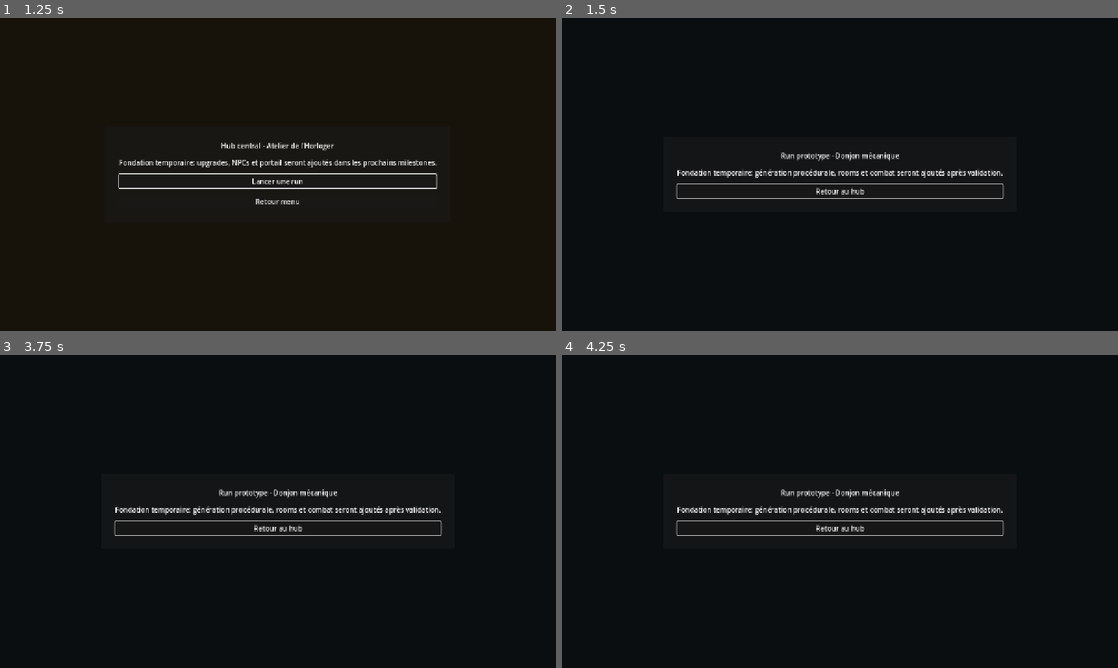
Above: before the commit, frames 1-4 (two rows, left to right).
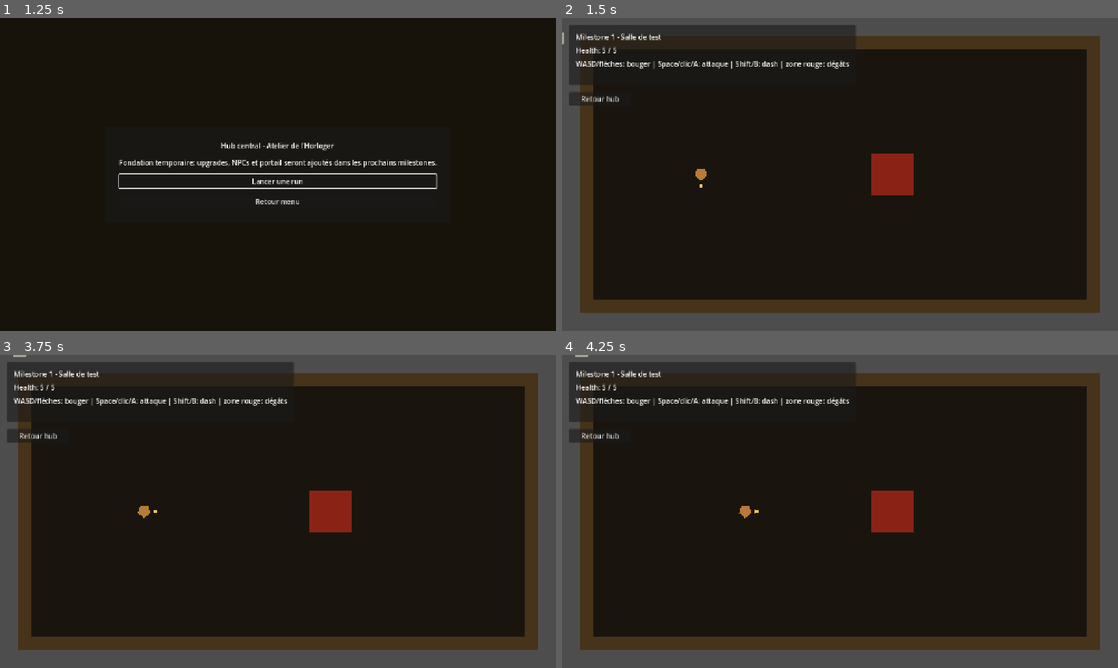
Above: after the commit, the same moments.

Repository: shibii1111/hermes-godot-topdown
Game: Godot game, scene res://scenes/main/GameRoot.tscn
Two runs of this game, one before a commit and one after it. Both use one fixed random seed, a clock stepped at 60 frames per second and the inputs below.
Inputs:
- Up to frame 1 (1.25 s): click "Commencer" at 0.5 s
- Up to frame 2 (1.5 s): click "Lancer une run" at 1.25 s
- Up to frame 3 (3.75 s): click "Retour au hub" (after the commit: "Retour hub") at 2 s; click "Retour menu" at 2.75 s; tap Enter at 3.5 s; hold D (move_right) from 3.53 s (still down); tap Space (attack) at 3.6 s
- Up to frame 4 (4.25 s): keep holding D (move_right); tap Q (special) at 3.8 s

Frame 1 is identical in both runs. In frame 2, 32% of the frame differs, in the area x 0-100%, y 0-100%; in frame 3, 32%; in frame 4, 32%.

Commit message:
feat: add player movement foundation

Diff:
--- /dev/null
+++ b/scenes/dungeon/TestRoom.tscn
@@ -0,0 +1,90 @@
+[gd_scene load_steps=6 format=3 uid="uid://roguewatch_test_room"]
+
+[ext_resource type="Script" path="res://scripts/dungeon/test_room.gd" id="1_test_room"]
+[ext_resource type="PackedScene" path="res://scenes/player/Player.tscn" id="2_player"]
+[ext_resource type="Script" path="res://scripts/combat/damage_zone.gd" id="3_damage_zone"]
+
+[sub_resource type="RectangleShape2D" id="RectangleShape2D_damage_zone"]
+size = Vector2(96, 96)
+
+[sub_resource type="RectangleShape2D" id="RectangleShape2D_wall"]
+size = Vector2(1180, 620)
+
+[node name="TestRoom" type="Node2D"]
+script = ExtResource("1_test_room")
+
+[node name="Floor" type="Polygon2D" parent="."]
+color = Color(0.1, 0.085, 0.055, 1)
+polygon = PackedVector2Array(40, 40, 1240, 40, 1240, 680, 40, 680)
+
+[node name="RoomBorder" type="StaticBody2D" parent="."]
+position = Vector2(640, 360)
+collision_layer = 1
+collision_mask = 1
+
+[node name="BorderVisual" type="Polygon2D" parent="RoomBorder"]
+color = Color(0.28, 0.2, 0.1, 1)
+polygon = PackedVector2Array(-600, -320, 600, -320, 600, 320, -600, 320, -600, -288, -568, -288, -568, 288, 568, 288, 568, -288, -600, -288)
+
+[node name="CollisionShape2D" type="CollisionShape2D" parent="RoomBorder"]
+shape = SubResource("RectangleShape2D_wall")
+disabled = true
+
+[node name="Player" parent="." instance=ExtResource("2_player")]
+unique_name_in_owner = true
+position = Vector2(320, 360)
+
+[node name="DamageCog" type="Area2D" parent="."]
+position = Vector2(760, 360)
+collision_layer = 0
+collision_mask = 1
+script = ExtResource("3_damage_zone")
+damage_per_tick = 1
+tick_interval = 0.75
+
+[node name="DamageCogVisual" type="Polygon2D" parent="DamageCog"]
+color = Color(0.72, 0.16, 0.1, 0.72)
+polygon = PackedVector2Array(-48, -48, 48, -48, 48, 48, -48, 48)
+
+[node name="CollisionShape2D" type="CollisionShape2D" parent="DamageCog"]
+shape = SubResource("RectangleShape2D_damage_zone")
+
+[node name="CanvasLayer" type="CanvasLayer" parent="."]
+
+[node name="HUDPanel" type="PanelContainer" parent="CanvasLayer"]
+offset_left = 16.0
+offset_top = 16.0
+offset_right = 448.0
+offset_bottom = 154.0
+
+[node name="MarginContainer" type="MarginContainer" parent="CanvasLayer/HUDPanel"]
+layout_mode = 2
+theme_override_constants/margin_left = 16
+theme_override_constants/margin_top = 16
+theme_override_constants/margin_right = 16
+theme_override_constants/margin_bottom = 16
+
+[node name="VBoxContainer" type="VBoxContainer" parent="CanvasLayer/HUDPanel/MarginContainer"]
+layout_mode = 2
+theme_override_constants/separation = 8
+
+[node name="TitleLabel" type="Label" parent="CanvasLayer/HUDPanel/MarginContainer/VBoxContainer"]
+layout_mode = 2
+text = "Milestone 1 - Salle de test"
+
+[node name="HealthLabel" type="Label" parent="CanvasLayer/HUDPanel/MarginContainer/VBoxContainer"]
+unique_name_in_owner = true
+layout_mode = 2
+text = "Health: 5 / 5"
+
+[node name="HintLabel" type="Label" parent="CanvasLayer/HUDPanel/MarginContainer/VBoxContainer"]
+layout_mode = 2
+text = "WASD/flèches: bouger | Space/clic/A: attaque | Shift/B: dash | zone rouge: dégâts"
+
+[node name="ReturnHubButton" type="Button" parent="CanvasLayer"]
+unique_name_in_owner = true
+offset_left = 16.0
+offset_top = 170.0
+offset_right = 160.0
+offset_bottom = 202.0
+text = "Retour hub"
--- /dev/null
+++ b/scenes/player/Player.tscn
@@ -0,0 +1,100 @@
+[gd_scene load_steps=13 format=3 uid="uid://roguewatch_player"]
+
+[ext_resource type="Script" path="res://scripts/player/player.gd" id="1_player"]
+[ext_resource type="Script" path="res://scripts/player/player_controller.gd" id="2_controller"]
+[ext_resource type="Script" path="res://scripts/player/player_movement.gd" id="3_movement"]
+[ext_resource type="Script" path="res://scripts/player/player_facing.gd" id="4_facing"]
+[ext_resource type="Script" path="res://scripts/player/player_dash.gd" id="5_dash"]
+[ext_resource type="Script" path="res://scripts/player/player_combat.gd" id="6_combat"]
+[ext_resource type="Script" path="res://scripts/combat/health_component.gd" id="7_health"]
+[ext_resource type="Script" path="res://scripts/combat/melee_weapon.gd" id="8_melee"]
+[ext_resource type="Script" path="res://scripts/combat/hurtbox.gd" id="9_hurtbox"]
+
+[sub_resource type="CircleShape2D" id="CircleShape2D_body"]
+radius = 11.0
+
+[sub_resource type="CircleShape2D" id="CircleShape2D_hurtbox"]
+radius = 13.0
+
+[sub_resource type="RectangleShape2D" id="RectangleShape2D_weapon"]
+size = Vector2(28, 12)
+
+[node name="Player" type="CharacterBody2D"]
+unique_name_in_owner = true
+collision_layer = 1
+collision_mask = 1
+script = ExtResource("1_player")
+
+[node name="BodyVisual" type="Polygon2D" parent="."]
+color = Color(0.72, 0.48, 0.22, 1)
+polygon = PackedVector2Array(-10, -13, 10, -13, 14, 4, 0, 15, -14, 4)
+
+[node name="DirectionPointer" type="Node2D" parent="."]
+unique_name_in_owner = true
+position = Vector2(0, 22)
+rotation = 1.5708
+
+[node name="PointerVisual" type="Polygon2D" parent="DirectionPointer"]
+color = Color(0.95, 0.78, 0.35, 1)
+polygon = PackedVector2Array(0, -4, 12, 0, 0, 4)
+
+[node name="CollisionShape2D" type="CollisionShape2D" parent="."]
+shape = SubResource("CircleShape2D_body")
+
+[node name="Components" type="Node" parent="."]
+
+[node name="PlayerController" type="Node" parent="Components"]
+unique_name_in_owner = true
+script = ExtResource("2_controller")
+
+[node name="PlayerMovement" type="Node" parent="Components"]
+unique_name_in_owner = true
+script = ExtResource("3_movement")
+move_speed = 180.0
+
+[node name="PlayerFacing" type="Node" parent="Components"]
+unique_name_in_owner = true
+script = ExtResource("4_facing")
+
+[node name="PlayerDash" type="Node" parent="Components"]
+unique_name_in_owner = true
+script = ExtResource("5_dash")
+dash_speed = 430.0
+dash_duration = 0.14
+dash_cooldown = 0.42
+
+[node name="HealthComponent" type="Node" parent="Components"]
+unique_name_in_owner = true
+script = ExtResource("7_health")
+max_health = 5
+
+[node name="PlayerCombat" type="Node" parent="Components"]
+unique_name_in_owner = true
+script = ExtResource("6_combat")
+attack_cooldown = 0.28
+
+[node name="MeleeWeapon" type="Area2D" parent="Components/PlayerCombat"]
+unique_name_in_owner = true
+position = Vector2(0, 34)
+collision_layer = 0
+collision_mask = 2
+script = ExtResource("8_melee")
+damage_amount = 1
+reach = 34.0
+active_duration = 0.12
+
+[node name="WeaponVisual" type="Polygon2D" parent="Components/PlayerCombat/MeleeWeapon"]
+color = Color(0.85, 0.85, 0.72, 0.62)
+polygon = PackedVector2Array(-2, -6, 24, -4, 30, 0, 24, 4, -2, 6)
+
+[node name="CollisionShape2D" type="CollisionShape2D" parent="Components/PlayerCombat/MeleeWeapon"]
+shape = SubResource("RectangleShape2D_weapon")
+
+[node name="Hurtbox" type="Area2D" parent="."]
+collision_layer = 2
+collision_mask = 0
+script = ExtResource("9_hurtbox")
+health_component_path = NodePath("../Components/HealthComponent")
+
+[node name="CollisionShape2D" type="CollisionShape2D" parent="Hurtbox"]
+shape = SubResource("CircleShape2D_hurtbox")
--- /dev/null
+++ b/scripts/combat/damage_data.gd
@@ -0,0 +1,18 @@
+extends Resource
+class_name DamageData
+
+## Données transférées par une attaque.
+## Utiliser une ressource évite de passer des dictionnaires fragiles entre hitboxes et health components.
+
+@export var amount: int = 1
+@export var knockback: float = 0.0
+
+var source: Node = null
+var direction: Vector2 = Vector2.ZERO
+
+
+## Configure les champs runtime non exportés avant d'envoyer les dégâts.
+func configure(runtime_source: Node, hit_direction: Vector2) -> DamageData:
+	source = runtime_source
+	direction = hit_direction.normalized()
+	return self
--- /dev/null
+++ b/scripts/combat/damage_zone.gd
@@ -0,0 +1,55 @@
+extends Area2D
+class_name DamageZone
+
+const DamageDataScript := preload("res://scripts/combat/damage_data.gd")
+
+## Zone de test qui inflige des dégâts périodiques au joueur.
+## Elle rend le système health/damage vérifiable dès Milestone 1 sans attendre les ennemis.
+
+@export var damage_per_tick: int = 1
+@export var tick_interval: float = 0.75
+
+var _bodies_in_zone: Array[Node] = []
+var _tick_remaining: float = 0.0
+
+
+## Connecte les signaux d'entrée/sortie et initialise le timer de dégâts.
+func _ready() -> void:
+	body_entered.connect(_on_body_entered)
+	body_exited.connect(_on_body_exited)
+	_tick_remaining = tick_interval
+
+
+## Applique les dégâts périodiques aux bodies compatibles présents dans la zone.
+func _physics_process(delta: float) -> void:
+	if _bodies_in_zone.is_empty():
+		_tick_remaining = tick_interval
+		return
+	_tick_remaining -= delta
+	if _tick_remaining > 0.0:
+		return
+	_tick_remaining = tick_interval
+	for body in _bodies_in_zone:
+		_apply_damage_to(body)
+
+
+## Ajoute un body à la liste et applique un premier dégât immédiat.
+func _on_body_entered(body: Node) -> void:
+	if _bodies_in_zone.has(body):
+		return
+	_bodies_in_zone.append(body)
+	_apply_damage_to(body)
+
+
+## Retire un body sorti de la zone de dégâts.
+func _on_body_exited(body: Node) -> void:
+	_bodies_in_zone.erase(body)
+
+
+## Envoie un DamageData au body si celui-ci expose receive_damage().
+func _apply_damage_to(body: Node) -> void:
+	if not body.has_method("receive_damage"):
+		return
+	var damage_data: Resource = DamageDataScript.new()
+	damage_data.amount = damage_per_tick
+	body.receive_damage(damage_data.configure(self, Vector2.ZERO))
--- /dev/null
+++ b/scripts/combat/health_component.gd
@@ -0,0 +1,44 @@
+extends Node
+class_name HealthComponent
+
+## Composant de vie réutilisable pour joueur, ennemis et objets destructibles.
+## Il ne connaît pas le type de propriétaire: il signale seulement les changements de santé et la mort.
+
+signal health_changed(current_health: int, max_health: int)
+signal damaged(amount: int)
+signal died()
+
+@export var max_health: int = 5
+
+var current_health: int = 5
+
+
+## Initialise la vie courante au maximum configuré.
+func _ready() -> void:
+	current_health = max_health
+	health_changed.emit(current_health, max_health)
+
+
+## Applique des dégâts bornés et émet died() quand la vie atteint zéro.
+func apply_damage(damage_data: Resource) -> void:
+	if current_health <= 0:
+		return
+	var amount: int = max(0, int(damage_data.amount))
+	current_health = maxi(0, current_health - amount)
+	damaged.emit(amount)
+	health_changed.emit(current_health, max_health)
+	if current_health == 0:
+		died.emit()
+
+
+## Rend de la vie sans dépasser le maximum.
+func heal(amount: int) -> void:
+	if amount <= 0 or current_health <= 0:
+		return
+	current_health = mini(max_health, current_health + amount)
+	health_changed.emit(current_health, max_health)
+
+
+## Retourne vrai si le propriétaire n'a plus de vie.
+func is_dead() -> bool:
+	return current_health <= 0
--- /dev/null
+++ b/scripts/combat/hitbox.gd
@@ -0,0 +1,45 @@
+extends Area2D
+class_name Hitbox
+
+const DamageDataScript := preload("res://scripts/combat/damage_data.gd")
+
+## Zone qui inflige des dégâts à des hurtboxes.
+## Elle garde une liste de cibles déjà touchées pendant une activation pour éviter les multi-hits accidentels.
+
+@export var damage_amount: int = 1
+
+var source: Node = null
+var hit_direction: Vector2 = Vector2.DOWN
+var _already_hit: Array[Node] = []
+
+
+## Prépare les connexions Area2D et désactive la hitbox par défaut.
+func _ready() -> void:
+	area_entered.connect(_on_area_entered)
+	monitoring = false
+
+
+## Active la hitbox pour une attaque unique.
+func activate(runtime_source: Node, direction: Vector2) -> void:
+	source = runtime_source
+	hit_direction = direction.normalized()
+	_already_hit.clear()
+	monitoring = true
+
+
+## Désactive la hitbox et oublie les cibles précédentes.
+func deactivate() -> void:
+	monitoring = false
+	_already_hit.clear()
+
+
+## Applique les dégâts à une hurtbox compatible entrée dans la zone active.
+func _on_area_entered(area: Area2D) -> void:
+	if not monitoring or _already_hit.has(area):
+		return
+	if not area.has_method("receive_damage"):
+		return
+	_already_hit.append(area)
+	var damage_data: Resource = DamageDataScript.new()
+	damage_data.amount = damage_amount
+	area.receive_damage(damage_data.configure(source, hit_direction))
--- /dev/null
+++ b/scripts/combat/hurtbox.gd
@@ -0,0 +1,17 @@
+extends Area2D
+class_name Hurtbox
+
+## Zone qui reçoit des dégâts et les redirige vers un HealthComponent.
+## Elle permet à un objet de recevoir des hits sans exposer toute sa scène.
+
+@export var health_component_path: NodePath
+
+@onready var health_component: Node = get_node_or_null(health_component_path)
+
+
+## Transmet les dégâts reçus au composant de vie configuré.
+func receive_damage(damage_data: Resource) -> void:
+	if health_component == null:
+		push_warning("Hurtbox sans HealthComponent: %s" % name)
+		return
+	health_component.apply_damage(damage_data)
--- /dev/null
+++ b/scripts/combat/melee_weapon.gd
@@ -0,0 +1,30 @@
+extends "res://scripts/combat/hitbox.gd"
+class_name MeleeWeapon
+
+## Hitbox spécialisée pour une arme melee placée devant le joueur.
+## Elle reste active pendant une courte fenêtre puis se désactive automatiquement.
+
+@export var reach: float = 34.0
+@export var active_duration: float = 0.12
+
+var _active_time_remaining: float = 0.0
+
+
+## Met à jour la durée active de l'arme et coupe la hitbox à la fin du swing.
+func _physics_process(delta: float) -> void:
+	if _active_time_remaining <= 0.0:
+		return
+	_active_time_remaining = maxf(0.0, _active_time_remaining - delta)
+	if _active_time_remaining == 0.0:
+		deactivate()
+
+
+## Place l'arme devant le joueur et active la hitbox de slash.
+func swing(runtime_source: Node, direction: Vector2) -> void:
+	var attack_direction := direction.normalized()
+	if attack_direction == Vector2.ZERO:
+		attack_direction = Vector2.DOWN
+	position = attack_direction * reach
+	rotation = attack_direction.angle()
+	_active_time_remaining = active_duration
+	activate(runtime_source, attack_direction)
--- a/scripts/core/scene_loader.gd
+++ b/scripts/core/scene_loader.gd
@@ -5,7 +5,7 @@
 
 const START_MENU_SCENE := "res://scenes/menus/StartMenu.tscn"
 const HUB_SCENE := "res://scenes/hub/Hub.tscn"
-const DUNGEON_SCENE := "res://scenes/dungeon/DungeonRoot.tscn"
+const DUNGEON_SCENE := "res://scenes/dungeon/TestRoom.tscn"
 
 var _scene_container: Node = null
 var _current_scene: Node = null
--- /dev/null
+++ b/scripts/dungeon/test_room.gd
@@ -0,0 +1,33 @@
+extends Node2D
+
+## Salle de test jouable du Milestone 1.
+## Elle vérifie mouvement, facing, dash, attaque melee et health/damage avant l'ajout des ennemis.
+
+@onready var player: Node = %Player
+@onready var health_label: Label = %HealthLabel
+@onready var return_hub_button: Button = %ReturnHubButton
+
+
+## Connecte le joueur et les contrôles UI de test.
+func _ready() -> void:
+	player.health_changed.connect(_on_player_health_changed)
+	player.died.connect(_on_player_died)
+	return_hub_button.pressed.connect(_on_return_hub_pressed)
+	_on_player_health_changed(player.health_component.current_health, player.health_component.max_health)
+
+
+## Met à jour l'affichage de vie du joueur.
+func _on_player_health_changed(current_health: int, max_health: int) -> void:
+	health_label.text = "Health: %d / %d" % [current_health, max_health]
+
+
+## Simule la boucle roguelite minimale: à la mort, retour au hub.
+func _on_player_died() -> void:
+	SignalBus.run_ended.emit("player_death")
+	SceneLoader.go_to_hub()
+
+
+## Permet de quitter manuellement la salle de test sans mourir.
+func _on_return_hub_pressed() -> void:
+	SignalBus.run_ended.emit("manual_return")
+	SceneLoader.go_to_hub()
--- /dev/null
+++ b/scripts/player/player.gd
@@ -0,0 +1,60 @@
+extends CharacterBody2D
+class_name Player
+
+## Scène joueur principale.
+## Elle assemble les composants spécialisés au lieu de contenir toute la logique dans un seul script.
+
+signal died()
+signal health_changed(current_health: int, max_health: int)
+
+@onready var controller: Node = %PlayerController
+@onready var movement: Node = %PlayerMovement
+@onready var facing: Node = %PlayerFacing
+@onready var dash: Node = %PlayerDash
+@onready var combat: Node = %PlayerCombat
+@onready var health_component: Node = %HealthComponent
+@onready var direction_pointer: Node2D = %DirectionPointer
+
+
+## Connecte les signaux de santé du composant HealthComponent.
+func _ready() -> void:
+	health_component.health_changed.connect(_on_health_changed)
+	health_component.died.connect(_on_died)
+	combat.update_weapon_direction(facing.facing_direction)
+
+
+## Lit les intentions du joueur, met à jour les composants, puis applique le déplacement.
+func _physics_process(delta: float) -> void:
+	var move_vector: Vector2 = controller.get_move_vector()
+	facing.update_facing(move_vector)
+	dash.update_dash(delta, controller.wants_dash(), facing.facing_direction)
+	combat.update_combat(delta)
+	combat.update_weapon_direction(facing.facing_direction)
+	_update_direction_pointer()
+
+	if controller.wants_attack():
+		combat.try_attack(self)
+
+	velocity = movement.calculate_velocity(move_vector, dash.get_dash_velocity())
+	move_and_slide()
+
+
+## Point d'entrée public pour recevoir des dégâts depuis une zone de test ou un ennemi.
+func receive_damage(damage_data: Resource) -> void:
+	health_component.apply_damage(damage_data)
+
+
+## Oriente le petit indicateur visuel de facing devant le joueur.
+func _update_direction_pointer() -> void:
+	direction_pointer.position = facing.facing_direction.normalized() * 22.0
+	direction_pointer.rotation = facing.facing_direction.angle()
+
+
+## Remonte les changements de vie vers l'UI de la salle de test.
+func _on_health_changed(current_health: int, max_health: int) -> void:
+	health_changed.emit(current_health, max_health)
+
+
+## Signale la mort du joueur au gestionnaire de scène courant.
+func _on_died() -> void:
+	died.emit()
--- /dev/null
+++ b/scripts/player/player_combat.gd
@@ -0,0 +1,35 @@
+extends Node
+class_name PlayerCombat
+
+## Orchestre l'attaque melee du joueur sans lire les inputs directement.
+## La direction d'attaque est fournie par PlayerFacing pour rester fidèle au design non twin-stick.
+
+@export var attack_cooldown: float = 0.28
+
+@onready var melee_weapon: Node = %MeleeWeapon
+
+var _cooldown_remaining: float = 0.0
+var _facing_direction: Vector2 = Vector2.DOWN
+
+
+## Diminue le cooldown d'attaque à chaque frame physique.
+func update_combat(delta: float) -> void:
+	_cooldown_remaining = maxf(0.0, _cooldown_remaining - delta)
+
+
+## Stocke la direction que la prochaine attaque utilisera.
+func update_weapon_direction(direction: Vector2) -> void:
+	if direction.length_squared() < 0.01:
+		return
+	_facing_direction = direction.normalized()
+	melee_weapon.position = _facing_direction * melee_weapon.reach
+	melee_weapon.rotation = _facing_direction.angle()
+
+
+## Lance une attaque melee si le cooldown le permet.
+func try_attack(source: Node) -> bool:
+	if _cooldown_remaining > 0.0:
+		return false
+	_cooldown_remaining = attack_cooldown
+	melee_weapon.swing(source, _facing_direction)
+	return true
--- /dev/null
+++ b/scripts/player/player_controller.gd
@@ -0,0 +1,25 @@
+extends Node
+class_name PlayerController
+
+## Lit les inputs joueur sans appliquer directement de gameplay.
+## Cette séparation permet de remplacer plus tard les inputs par une IA, un replay ou un tutoriel.
+
+
+## Retourne le vecteur de déplacement normalisé depuis clavier, souris ou manette.
+func get_move_vector() -> Vector2:
+	return Input.get_vector("move_left", "move_right", "move_up", "move_down")
+
+
+## Indique si le joueur vient de demander une attaque melee.
+func wants_attack() -> bool:
+	return Input.is_action_just_pressed("attack")
+
+
+## Indique si le joueur vient de demander un dash.
+func wants_dash() -> bool:
+	return Input.is_action_just_pressed("dash")
+
+
+## Indique si le joueur vient de demander le spell ou special attack.
+func wants_special() -> bool:
+	return Input.is_action_just_pressed("special")
--- /dev/null
+++ b/scripts/player/player_dash.gd
@@ -0,0 +1,38 @@
+extends Node
+class_name PlayerDash
+
+## Gère la fenêtre active et le cooldown du dash.
+## Le déplacement reste calculé ailleurs pour garder les responsabilités séparées.
+
+@export var dash_speed: float = 430.0
+@export var dash_duration: float = 0.14
+@export var dash_cooldown: float = 0.42
+
+var _active_time_remaining: float = 0.0
+var _cooldown_remaining: float = 0.0
+var _dash_direction: Vector2 = Vector2.ZERO
+
+
+## Met à jour timers et démarre un dash si le joueur le demande et que le cooldown est prêt.
+func update_dash(delta: float, wants_dash: bool, facing_direction: Vector2) -> void:
+	_active_time_remaining = maxf(0.0, _active_time_remaining - delta)
+	_cooldown_remaining = maxf(0.0, _cooldown_remaining - delta)
+
+	if wants_dash and _cooldown_remaining <= 0.0:
+		_dash_direction = facing_direction.normalized()
+		if _dash_direction == Vector2.ZERO:
+			_dash_direction = Vector2.DOWN
+		_active_time_remaining = dash_duration
+		_cooldown_remaining = dash_cooldown
+
+
+## Retourne la vitesse de dash quand il est actif, sinon zéro.
+func get_dash_velocity() -> Vector2:
+	if not is_dashing():
+		return Vector2.ZERO
+	return _dash_direction * dash_speed
+
+
+## Indique si le dash est actuellement dans sa fenêtre active.
+func is_dashing() -> bool:
+	return _active_time_remaining > 0.0
--- /dev/null
+++ b/scripts/player/player_facing.gd
@@ -0,0 +1,23 @@
+extends Node
+class_name PlayerFacing
+
+## Suit la direction où le personnage regarde.
+## Les attaques utilisent cette direction plutôt que le stick droit pour éviter le feeling twin-stick.
+
+const DEFAULT_FACING := Vector2.DOWN
+
+var facing_direction: Vector2 = DEFAULT_FACING
+
+
+## Met à jour la direction seulement quand le joueur fournit un mouvement significatif.
+func update_facing(move_vector: Vector2) -> void:
+	if move_vector.length_squared() < 0.01:
+		return
+	facing_direction = move_vector.normalized()
+
+
+## Retourne la direction cardinale la plus proche, utile pour animations 4 directions.
+func get_cardinal_facing() -> Vector2:
+	if absf(facing_direction.x) > absf(facing_direction.y):
+		return Vector2.RIGHT if facing_direction.x > 0.0 else Vector2.LEFT
+	return Vector2.DOWN if facing_direction.y > 0.0 else Vector2.UP
--- /dev/null
+++ b/scripts/player/player_movement.gd
@@ -0,0 +1,16 @@
+extends Node
+class_name PlayerMovement
+
+## Calcule la vitesse du joueur sans lire les inputs directement.
+## Le CharacterBody2D propriétaire reste responsable d'appliquer move_and_slide().
+
+@export var move_speed: float = 180.0
+
+
+## Retourne la vitesse à appliquer selon l'input et un éventuel dash actif.
+func calculate_velocity(move_vector: Vector2, dash_velocity: Vector2) -> Vector2:
+	if dash_velocity != Vector2.ZERO:
+		return dash_velocity
+	if move_vector == Vector2.ZERO:
+		return Vector2.ZERO
+	return move_vector.normalized() * move_speed
Not shown, changed: docs/milestones.md
